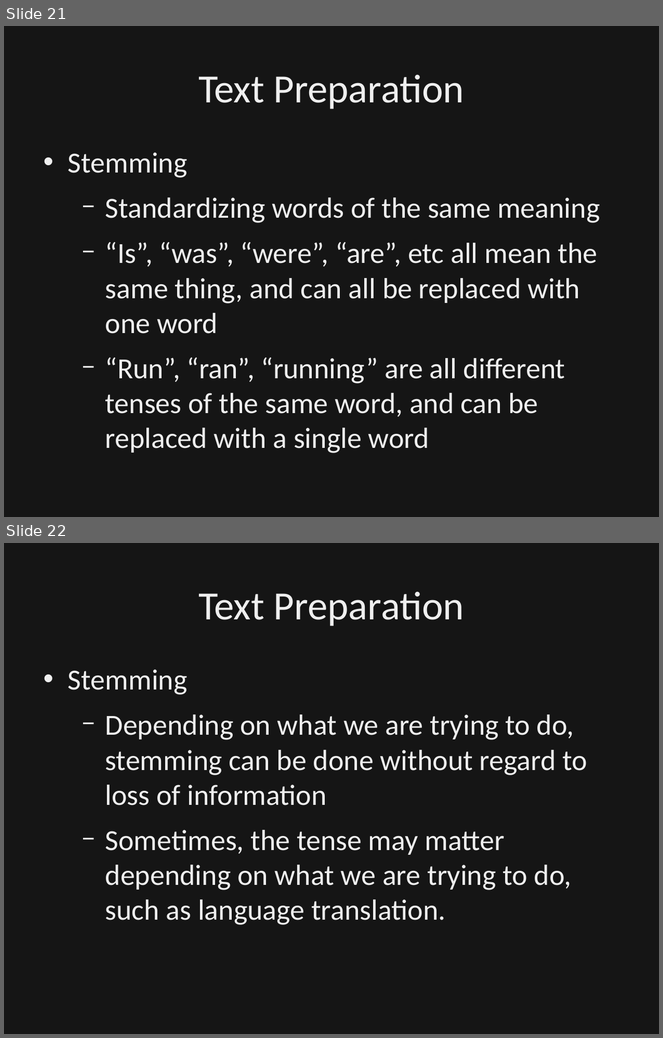
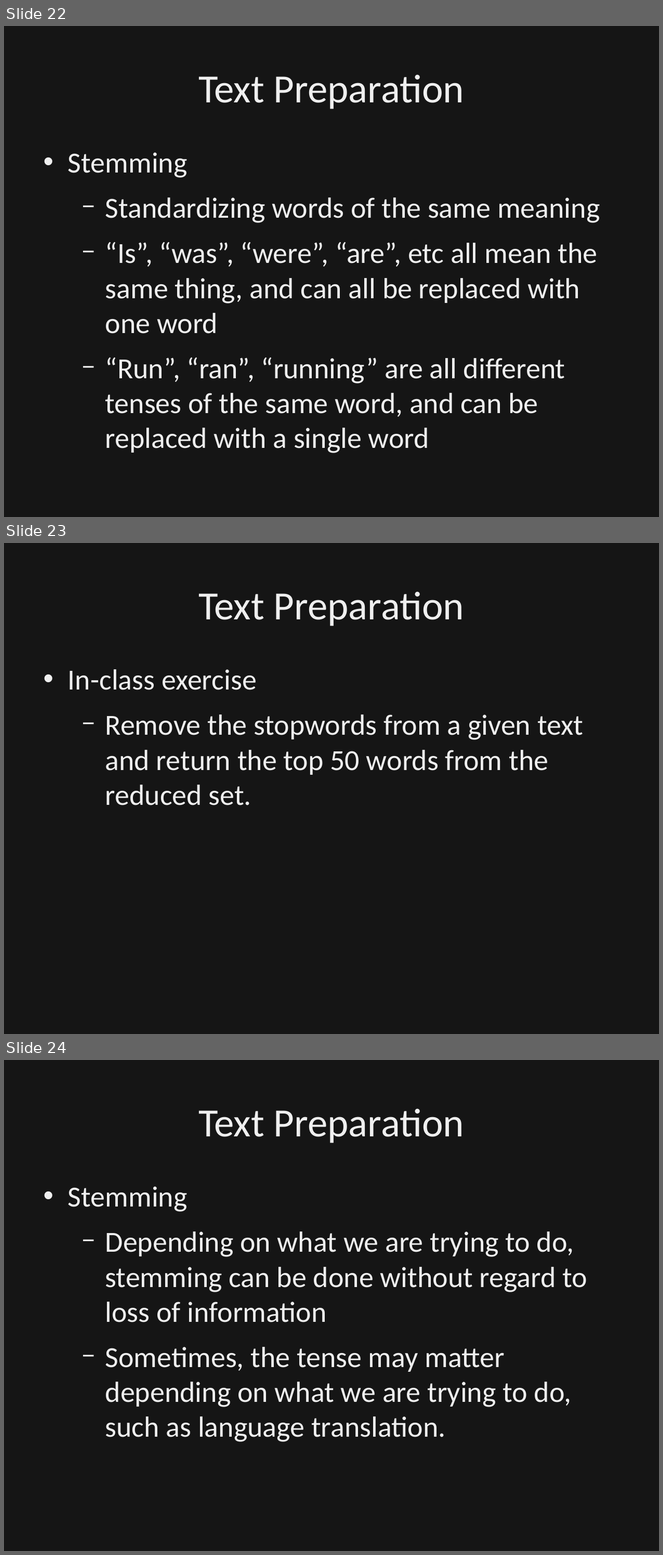
Before and after one commit to dbowmans46/PracticalProgramming, a slide deck: Session 7 - Python/Instructional Material/Session 7 - Python Brief Intro to NLP.odp. Shown one above the other, each under a label of ours: slides 21 and 22 before the commit, slides 22, 23 and 24 after it. The pictures are 663x1038 and 663x1555 pixels, drawn with LibreOffice and Linux fonts; fonts in the diff are those of the drawing; background and template pictures are left out; a plain dark background stands for a picture behind light text. Boxes give left, top, right and bottom in pixels: in the first picture for what was removed or moved away, otherwise in the second. Text is boxed around its words. In the diff, an @@ line names an element or a change of style, - is before the commit and + after.

Commit message:
Added details to slides on stop words and obtaining other corpuses.  Added code to get text from other corpuses, remove stop words, and show words tagged with parts of speech.

```diff
--- a/Session 7 - Python/Instructional Material/Session 7 - Python Brief Intro to NLP.odp
+++ b/Session 7 - Python/Instructional Material/Session 7 - Python Brief Intro to NLP.odp
@@ slide 23 added at bbox=[4, 543, 659, 1034], background picture (left out) @@
@@ rectangle added at bbox=[4, 543, 659, 1034], fill #000000 at 50% opacity, outline #000000 0 pt @@
@@ title added at bbox=[198, 591, 465, 626], 44 pt, text #EFEFEF @@
+Text Preparation
@@ text added at bbox=[68, 669, 583, 806], 32 pt, text #EFEFEF @@
+• In-class exercise
+  − Remove the stopwords from a given text and return the top 50 words from the reduced set.
@@ what was slide 21 is now slide 22 @@
@@ what was slide 22 is now slide 24 @@
```
Also in this commit, not shown: 3 slides changed, 1 other slide added, 1 other file.
